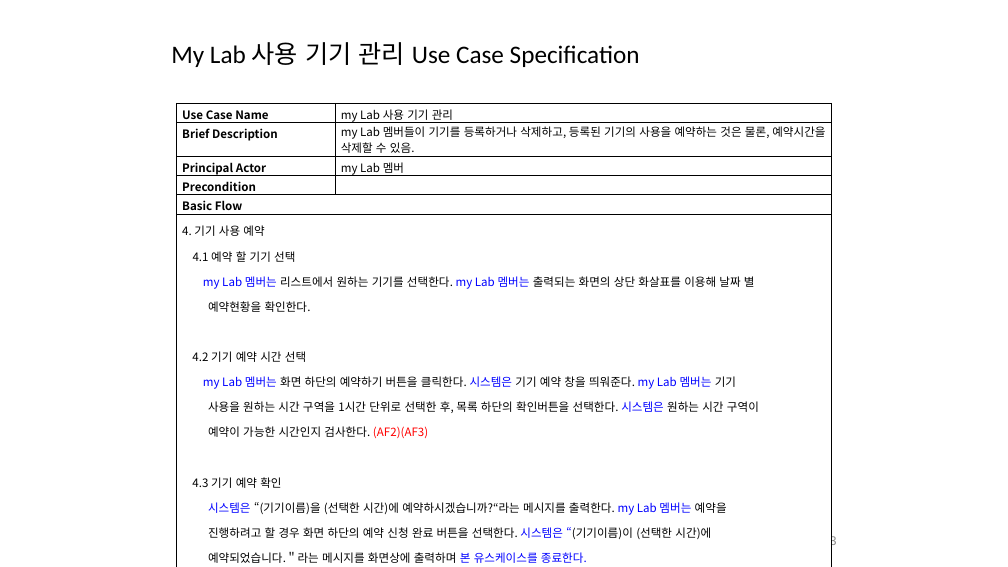
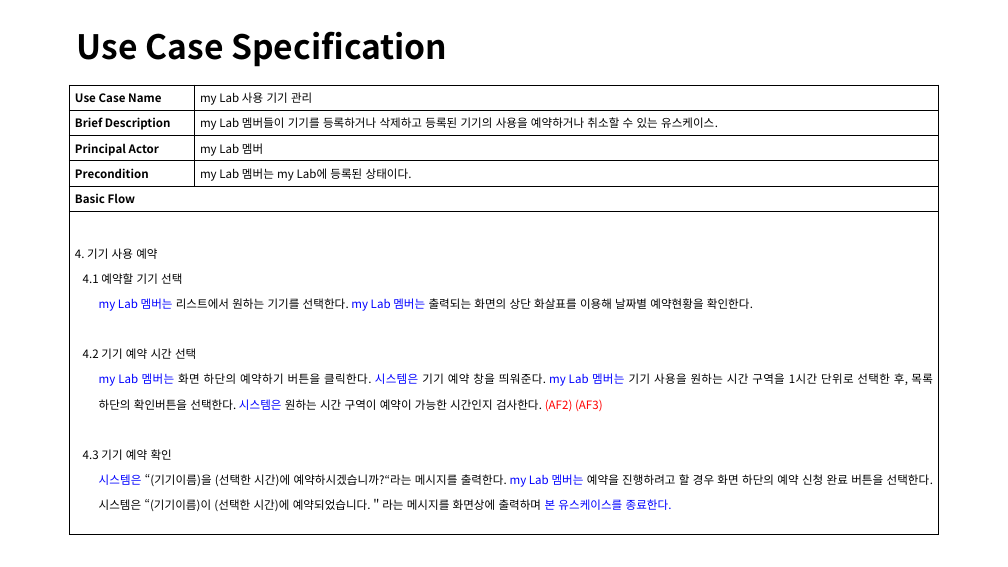
Before and after one commit to jisukim97/ChemicalManagementApplication, a slide deck: slide 13 of Document/4_수정중/합친거.pptx. Drawn at 1008x567 pixels with LibreOffice and Linux fonts; fonts in the diff are those of the drawing. Boxes give left, top, right and bottom in pixels: in the first picture for what was removed or moved away, otherwise in the second. Text is boxed around its words. In the diff, an @@ line names an element or a change of style, - is before the commit and + after.

```diff
--- a/Document/4_수정중/합친거.pptx
+++ b/Document/4_수정중/합친거.pptx
@@ title at [77,31,447,67]: text changed; size 24 to 32 pt; font Calibri to Noto Sans CJK KR; bold on @@
-My Lab 사용 기기 관리 Use Case Specification
+Use Case Specification
@@ table at [70,85,939,535] @@
-row 2, column 2: my Lab 멤버들이 기기를 등록하거나 삭제하고, 등록된 기기의 사용을 예약하는 것은 물론, 예약시간을 삭제할 수 있음.
+row 2, column 2: my Lab 멤버들이 기기를 등록하거나 삭제하고 등록된 기기의 사용을 예약하거나 취소할 수 있는 유스케이스.
-row 4, column 2: 
+row 4, column 2: my Lab 멤버는 my Lab에 등록된 상태이다.
-row 6, column 1: 4. 기기 사용 예약 / 4.1 예약 할 기기 선택 / my Lab 멤버는 리스트에서 원하는 기기를 선택한다. my Lab 멤버는 출력되는 화면의 상단 화살표를 이용해 날짜 별 / 예약현황을 확인한다. / 4.2 기기 예약 시간 선택 / my Lab 멤버는 화면 하단의 예약하기 버튼을 클릭한다. 시스템은 기기 예약 창을 띄워준다. my Lab 멤버는 기기 / 사용을 원하는 시간 구역을 1시간 단위로 선택한 후, 목록 하단의 확인버튼을 선택한다. 시스템은 원하는 시간 구역이 / 예약이 가능한 시간인지 검사한다. (AF2)(AF3) / 4.3 기기 예약 확인 / 시스템은 “(기기이름)을 (선택한 시간)에 예약하시겠습니까?“라는 메시지를 출력한다. my Lab 멤버는 예약을 / 진행하려고 할 경우 화면 하단의 예약 신청 완료 버튼을 선택한다. 시스템은 “(기기이름)이 (선택한 시간)에 / 예약되었습니다.＂라는 메시지를 화면상에 출력하며 본 유스케이스를 종료한다.
+row 6, column 1: 4. 기기 사용 예약 / 4.1 예약할 기기 선택 / my Lab 멤버는 리스트에서 원하는 기기를 선택한다. my Lab 멤버는 출력되는 화면의 상단 화살표를 이용해 날짜별 예약현황을 확인한다. / 4.2 기기 예약 시간 선택 / my Lab 멤버는 화면 하단의 예약하기 버튼을 클릭한다. 시스템은 기기 예약 창을 띄워준다. my Lab 멤버는 기기 사용을 원하는 시간 구역을 1시간 단위로 선택한 후, 목록 하단의 확인버튼을 선택한다. 시스템은 원하는 시간 구역이 예약이 가능한 시간인지 검사한다. (AF2) (AF3) / 4.3 기기 예약 확인 / 시스템은 “(기기이름)을 (선택한 시간)에 예약하시겠습니까?“라는 메시지를 출력한다. my Lab 멤버는 예약을 진행하려고 할 경우 화면 하단의 예약 신청 완료 버튼을 선택한다. 시스템은 “(기기이름)이 (선택한 시간)에 예약되었습니다.＂라는 메시지를 화면상에 출력하며 본 유스케이스를 종료한다.
@@ fill #FFFFFF to none in 10 cells @@
@@ line spacing 1.15 to 1 @@
@@ table: place and size @@
-table at [177,104,832,567]
+table at [70,85,939,535]
@@ page number removed at [823,535,837,548] @@
-13
```
Also in this commit, not shown: 22 other slides changed, 2 slides added.
